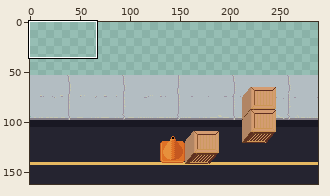
Two states of a pixel-art file, CareerOpportunities/Content/prototype/art/mockup_new_colors.aseprite. Above, an overview of the earlier version with the close-up marked.
Close-up. Before the edit:
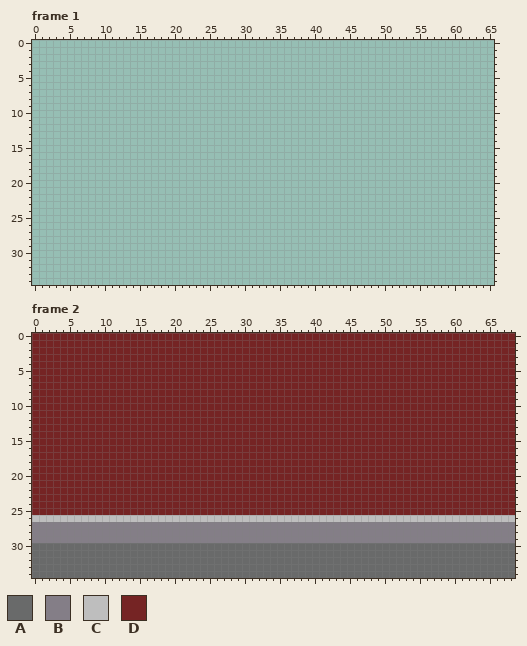
288x162 pixels, 4 frames. Colours within 5 levels of each other are drawn and written as one. Shown: frame 1: x 0..65, y 0..34; frame 2: x 0..68, y 0..34. The commit also changed other frames or places, which this record leaves out.
Visible layers, top first: "road/itens/hole", "road/itens/pe-ri-go", "road/itens/perigo", "road/itens/rampa", "road/itens/cones", "road/itens/boxs", "road/sidewalk", "road/Layer 1", "road/streat" colour, "road/Layer 2" luminosity.
Palette (. is transparent): A #696a6a  B #847e87  C #bebebe  D #752424
Pixels before, frame 2 (only the part around the change), first column x 0:
 0 DDDDDDDDDDDDDDDDDDDDDDDDDDDDDDDDDDDDDDDDDDDDDDDDDDDDDDDDDDDDDDDDDDDDD
 1 DDDDDDDDDDDDDDDDDDDDDDDDDDDDDDDDDDDDDDDDDDDDDDDDDDDDDDDDDDDDDDDDDDDDD
 2 DDDDDDDDDDDDDDDDDDDDDDDDDDDDDDDDDDDDDDDDDDDDDDDDDDDDDDDDDDDDDDDDDDDDD
 3 DDDDDDDDDDDDDDDDDDDDDDDDDDDDDDDDDDDDDDDDDDDDDDDDDDDDDDDDDDDDDDDDDDDDD
 4 DDDDDDDDDDDDDDDDDDDDDDDDDDDDDDDDDDDDDDDDDDDDDDDDDDDDDDDDDDDDDDDDDDDDD
 5 DDDDDDDDDDDDDDDDDDDDDDDDDDDDDDDDDDDDDDDDDDDDDDDDDDDDDDDDDDDDDDDDDDDDD
 6 DDDDDDDDDDDDDDDDDDDDDDDDDDDDDDDDDDDDDDDDDDDDDDDDDDDDDDDDDDDDDDDDDDDDD
 7 DDDDDDDDDDDDDDDDDDDDDDDDDDDDDDDDDDDDDDDDDDDDDDDDDDDDDDDDDDDDDDDDDDDDD
 8 DDDDDDDDDDDDDDDDDDDDDDDDDDDDDDDDDDDDDDDDDDDDDDDDDDDDDDDDDDDDDDDDDDDDD
 9 DDDDDDDDDDDDDDDDDDDDDDDDDDDDDDDDDDDDDDDDDDDDDDDDDDDDDDDDDDDDDDDDDDDDD
10 DDDDDDDDDDDDDDDDDDDDDDDDDDDDDDDDDDDDDDDDDDDDDDDDDDDDDDDDDDDDDDDDDDDDD
11 DDDDDDDDDDDDDDDDDDDDDDDDDDDDDDDDDDDDDDDDDDDDDDDDDDDDDDDDDDDDDDDDDDDDD
12 DDDDDDDDDDDDDDDDDDDDDDDDDDDDDDDDDDDDDDDDDDDDDDDDDDDDDDDDDDDDDDDDDDDDD
13 DDDDDDDDDDDDDDDDDDDDDDDDDDDDDDDDDDDDDDDDDDDDDDDDDDDDDDDDDDDDDDDDDDDDD
14 DDDDDDDDDDDDDDDDDDDDDDDDDDDDDDDDDDDDDDDDDDDDDDDDDDDDDDDDDDDDDDDDDDDDD
15 DDDDDDDDDDDDDDDDDDDDDDDDDDDDDDDDDDDDDDDDDDDDDDDDDDDDDDDDDDDDDDDDDDDDD
16 DDDDDDDDDDDDDDDDDDDDDDDDDDDDDDDDDDDDDDDDDDDDDDDDDDDDDDDDDDDDDDDDDDDDD
17 DDDDDDDDDDDDDDDDDDDDDDDDDDDDDDDDDDDDDDDDDDDDDDDDDDDDDDDDDDDDDDDDDDDDD
18 DDDDDDDDDDDDDDDDDDDDDDDDDDDDDDDDDDDDDDDDDDDDDDDDDDDDDDDDDDDDDDDDDDDDD
19 DDDDDDDDDDDDDDDDDDDDDDDDDDDDDDDDDDDDDDDDDDDDDDDDDDDDDDDDDDDDDDDDDDDDD
20 DDDDDDDDDDDDDDDDDDDDDDDDDDDDDDDDDDDDDDDDDDDDDDDDDDDDDDDDDDDDDDDDDDDDD
21 DDDDDDDDDDDDDDDDDDDDDDDDDDDDDDDDDDDDDDDDDDDDDDDDDDDDDDDDDDDDDDDDDDDDD
22 DDDDDDDDDDDDDDDDDDDDDDDDDDDDDDDDDDDDDDDDDDDDDDDDDDDDDDDDDDDDDDDDDDDDD
23 DDDDDDDDDDDDDDDDDDDDDDDDDDDDDDDDDDDDDDDDDDDDDDDDDDDDDDDDDDDDDDDDDDDDD
24 DDDDDDDDDDDDDDDDDDDDDDDDDDDDDDDDDDDDDDDDDDDDDDDDDDDDDDDDDDDDDDDDDDDDD
25 DDDDDDDDDDDDDDDDDDDDDDDDDDDDDDDDDDDDDDDDDDDDDDDDDDDDDDDDDDDDDDDDDDDDD
26 CCCCCCCCCCCCCCCCCCCCCCCCCCCCCCCCCCCCCCCCCCCCCCCCCCCCCCCCCCCCCCCCCCCCC
27 BBBBBBBBBBBBBBBBBBBBBBBBBBBBBBBBBBBBBBBBBBBBBBBBBBBBBBBBBBBBBBBBBBBBB
28 BBBBBBBBBBBBBBBBBBBBBBBBBBBBBBBBBBBBBBBBBBBBBBBBBBBBBBBBBBBBBBBBBBBBB
29 BBBBBBBBBBBBBBBBBBBBBBBBBBBBBBBBBBBBBBBBBBBBBBBBBBBBBBBBBBBBBBBBBBBBB
30 AAAAAAAAAAAAAAAAAAAAAAAAAAAAAAAAAAAAAAAAAAAAAAAAAAAAAAAAAAAAAAAAAAAAA
31 AAAAAAAAAAAAAAAAAAAAAAAAAAAAAAAAAAAAAAAAAAAAAAAAAAAAAAAAAAAAAAAAAAAAA
32 AAAAAAAAAAAAAAAAAAAAAAAAAAAAAAAAAAAAAAAAAAAAAAAAAAAAAAAAAAAAAAAAAAAAA
33 AAAAAAAAAAAAAAAAAAAAAAAAAAAAAAAAAAAAAAAAAAAAAAAAAAAAAAAAAAAAAAAAAAAAA
34 AAAAAAAAAAAAAAAAAAAAAAAAAAAAAAAAAAAAAAAAAAAAAAAAAAAAAAAAAAAAAAAAAAAAA
Now the later version:
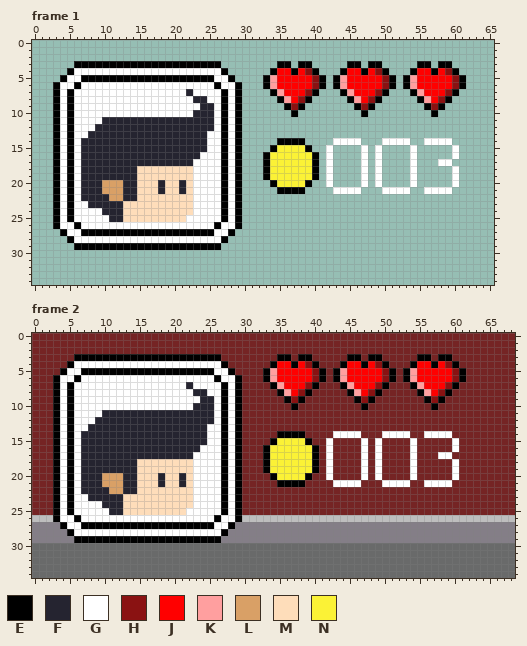
Colours new in this view: E #000000  F #252430  G #ffffff  H #8a1212  J #ff0000  K #ff9f9f  L #d9a066  M #feddba  N #fbf236
Difference:
layer "HUD/text" now shown
layer "HUD/hearts" now shown
layer "HUD/character" now shown
Changed rows in their new state; - is an unchanged pixel.
Frame 1, layers "HUD/character", "HUD/hearts", "HUD/text":
first column x 3:
 3 ---EEEEEEEEEEEEEEEEEEEEE--------EE-EE-----EE-EE-----EE-EE--
 4 --EGGGGGGGGGGGGGGGGGGGGGE------EJJEJHE---EJJEJHE---EJJEJHE-
 5 -EGGEEEEEEEEEEEEEEEEEEEGGE----EKJJJJJHE-EKJJJJJHE-EKJJJJJHE
 6 EGGEGGGGGGGGGGGGGGGGGGGEGGE---EKJJJJJHE-EKJJJJJHE-EKJJJJJHE
 7 EGEGGGGGGGGGGGGGGGGFGGGGEGE----EKJJJHE---EKJJJHE---EKJJJHE-
 8 EGEGGGGGGGGGGGGGGGGGFFGGEGE-----EKJHE-----EKJHE-----EKJHE--
 9 EGEGGGGGGGGGGGGGGGGGGFFGEGE------EHE-------EHE-------EHE---
10 EGEGGGGGGGGGGGGGGGGGFFFGEGE-------E---------E---------E----
11 EGEGGGGFFFFFFFFFFFFFFFFGEGE--------------------------------
12 EGEGGGFFFFFFFFFFFFFFFFFGEGE--------------------------------
13 EGEGGFFFFFFFFFFFFFFFFFGGEGE--------------------------------
14 EGEGFFFFFFFFFFFFFFFFFFGGEGE-----EEEE----GGGG---GGGG--GGGG--
15 EGEGFFFFFFFFFFFFFFFFFFGGEGE----ENNNNE--G----G-G----G-----G-
16 EGEGFFFFFFFFFFFFFFFFFGGGEGE---ENNNNNNE-G----G-G----G-----G-
17 EGEGFFFFFFFFFFFFFFFFGGGGEGE---ENNNNNNE-G----G-G----G---GG--
18 EGEGFFFFFFFFMMMMMMMMGGGGEGE---ENNNNNNE-G----G-G----G-----G-
19 EGEGFFFFFFFFMMMMMMMMGGGGEGE---ENNNNNNE-G----G-G----G-----G-
20 EGEGFFFLLLFFMMMFMMFMGGGGEGE----ENNNNE--G----G-G----G-----G-
21 EGEGFFFLLLFFMMMFMMFMGGGGEGE-----EEEE----GGGG---GGGG--GGGG--
22 EGEGFFFFLLFFMMMMMMMMGGGGEGE--------------------------------
23 EGEGGFFFFFMMMMMMMMMMGGGGEGE--------------------------------
24 EGEGGGGFFFMMMMMMMMMMGGGGEGE--------------------------------
25 EGEGGGGGFFMMMMMMMMMGGGGGEGE--------------------------------
26 EGGEGGGGGGGGGGGGGGGGGGGEGGE--------------------------------
27 -EGGEEEEEEEEEEEEEEEEEEEGGE---------------------------------
28 --EGGGGGGGGGGGGGGGGGGGGGE----------------------------------
29 ---EEEEEEEEEEEEEEEEEEEEE-----------------------------------
Frame 2, layers "HUD/character", "HUD/hearts", "HUD/text": the same change as frame 1
Changed places in both close-ups, as pixel boxes (x1, y1, x2, y2):
added: (53, 61, 242, 250)
added: (263, 61, 466, 194)
changed: (53, 354, 242, 543)
changed: (263, 354, 466, 487)
